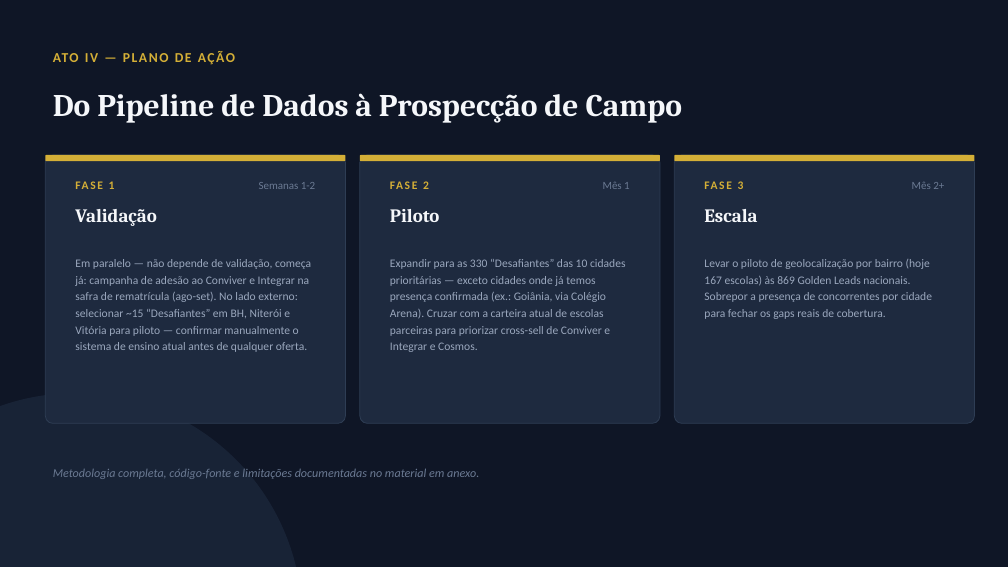
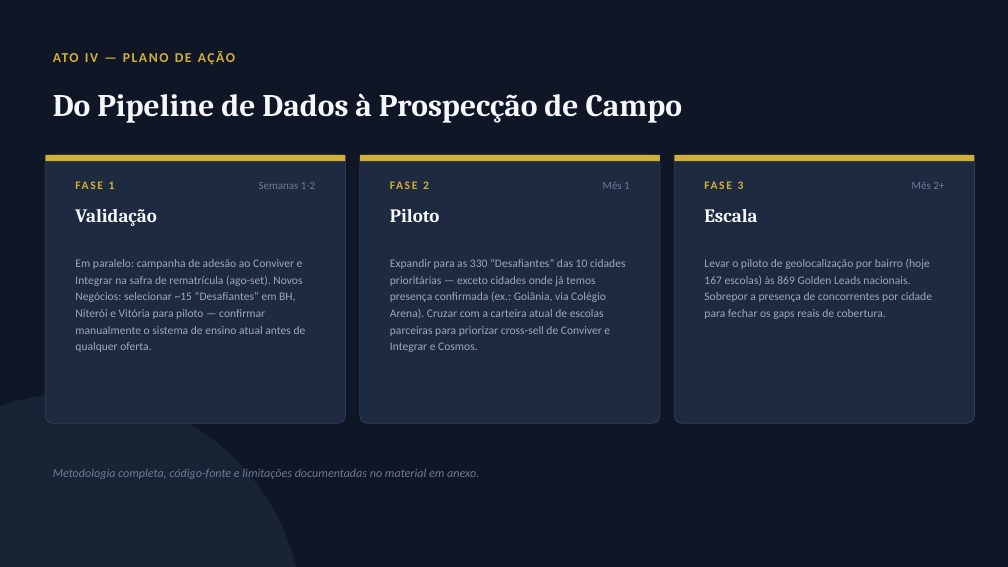
Before and after one commit to guifontoura/poliedro-inteligencia-mercado, a slide deck: slide 17 of Poliedro_Apresentacao_Completa.pptx. Drawn at 1008x567 pixels with LibreOffice and Linux fonts; fonts in the diff are those of the drawing. Boxes give left, top, right and bottom in pixels: in the first picture for what was removed or moved away, otherwise in the second. Text is boxed around its words. In the diff, an @@ line names an element or a change of style, - is before the commit and + after.

```diff
--- a/Poliedro_Apresentacao_Completa.pptx
+++ b/Poliedro_Apresentacao_Completa.pptx
@@ text at (75,259,306,352): text changed @@
-Em paralelo — não depende de validação, começa já: campanha de adesão ao Conviver e Integrar na safra de rematrícula (ago-set). No lado externo: selecionar ~15 “Desafiantes” em BH, Niterói e Vitória para piloto — confirmar manualmente o sistema de ensino atual antes de qualquer oferta.
+Em paralelo: campanha de adesão ao Conviver e Integrar na safra de rematrícula (ago-set). Novos Negócios: selecionar ~15 “Desafiantes” em BH, Niterói e Vitória para piloto — confirmar manualmente o sistema de ensino atual antes de qualquer oferta.
```
Also in this commit, not shown: 5 other slides changed.
